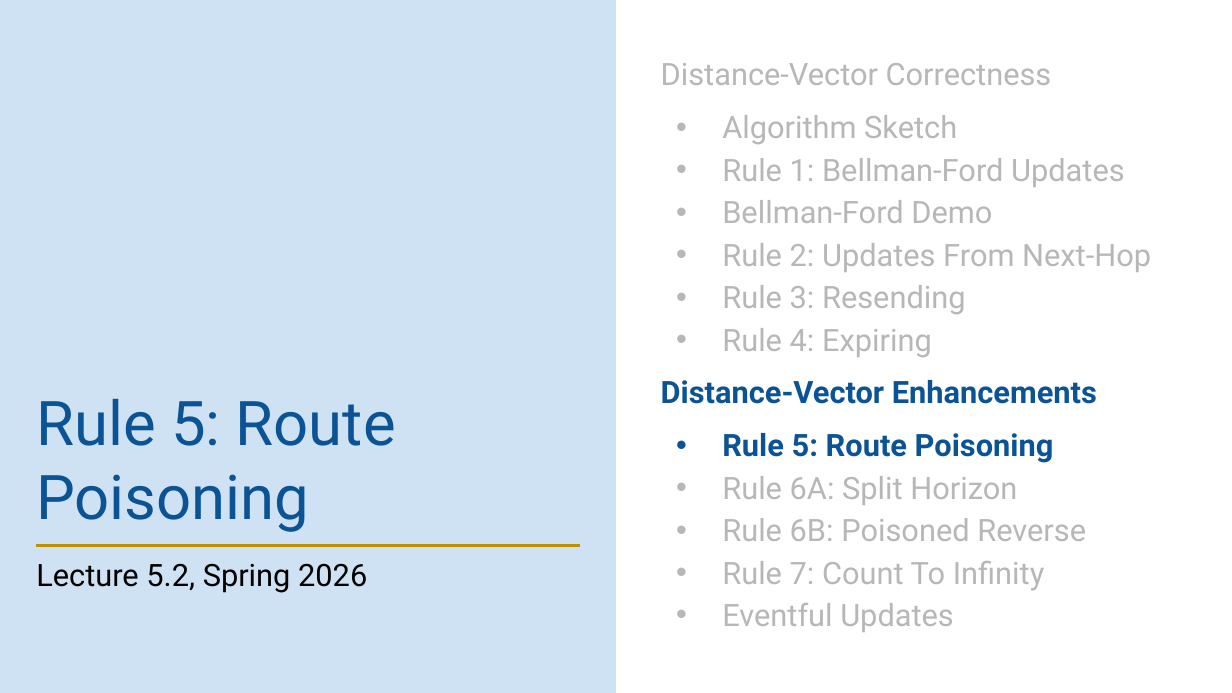
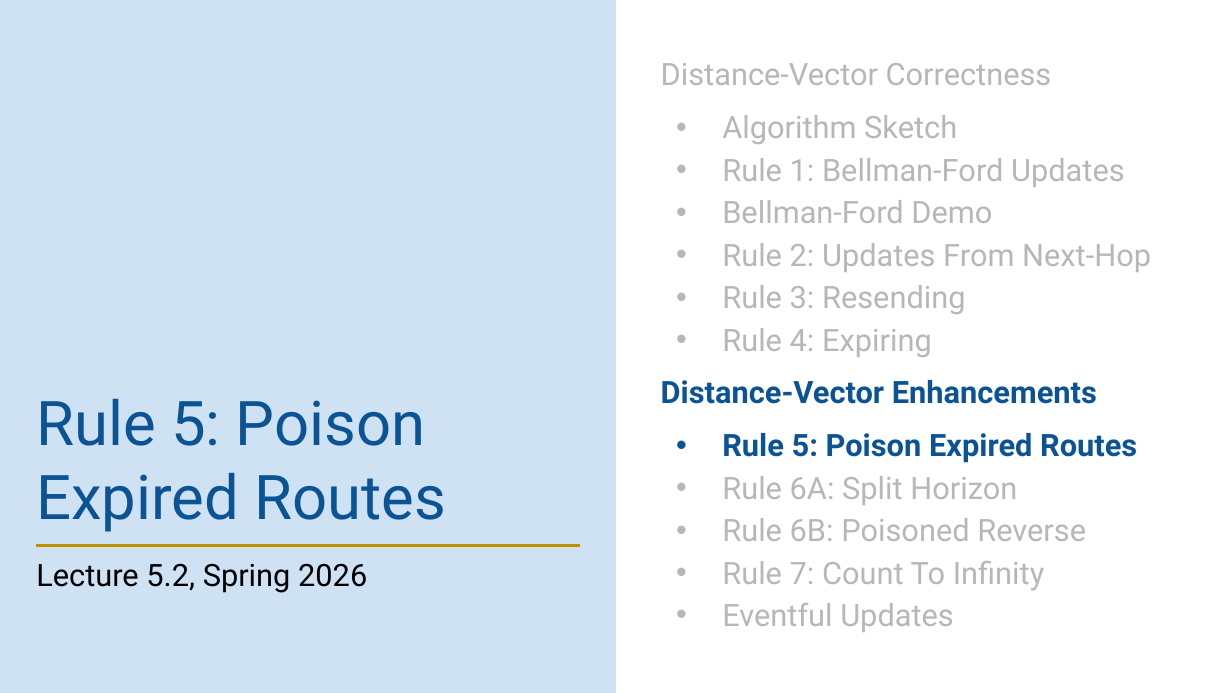
Before and after one commit to guhofstra/CSC175Sp26, a slide deck: slide 52 of PPTs/Lecture 5.2 - Distance-Vector.pptx. Drawn at 1232x693 pixels with LibreOffice and Linux fonts; fonts in the diff are those of the drawing. Boxes give left, top, right and bottom in pixels: in the first picture for what was removed or moved away, otherwise in the second. Text is boxed around its words. In the diff, an @@ line names an element or a change of style, - is before the commit and + after.

```diff
--- a/PPTs/Lecture 5.2 - Distance-Vector.pptx
+++ b/PPTs/Lecture 5.2 - Distance-Vector.pptx
@@ title at [36,399,446,532]: text changed @@
-Rule 5: Route Poisoning
+Rule 5: Poison Expired Routes
@@ text at [722,433,1137,463]: text changed @@
-• Rule 5: Route Poisoning
+• Rule 5: Poison Expired Routes
```
Also in this commit, not shown: 22 other slides changed, 2 other files.
